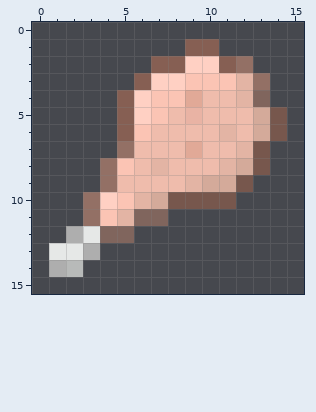
Pixel-art sprite -- textures/items/cut_chicken.png. Above is the file before it was changed.
The file is 16x16 pixels. Colours within 5 levels of each other are drawn and written as one.
Now the later version:
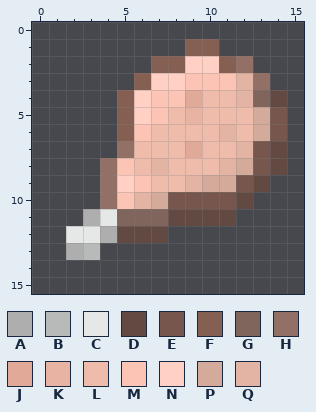
Palette (. is transparent): A #aeaeae  B #b8bab9  C #e6e8e7  D #624a43  E #77574d  F #865f53  G #80655d  H #937065  J #e1a997  K #e9b3a4  L #efbcac  M #fbc4b4  N #ffd0c3  P #d4aa9a  Q #e3b4a4
Change:
Changed rows in their new state; - is an unchanged pixel.
first column x 1:
 4 -------------D
 7 -------------D
 8 -------------D
 9 ----NM------D-
10 --.H-------D--
11 --ACG--DDDD---
12 -C-ADDD-------
13 .AB-----------
14 ..------------
Pixel boxes of the changes (left, top, right, bottom) in both pictures:
changed: (49, 90, 287, 277)
